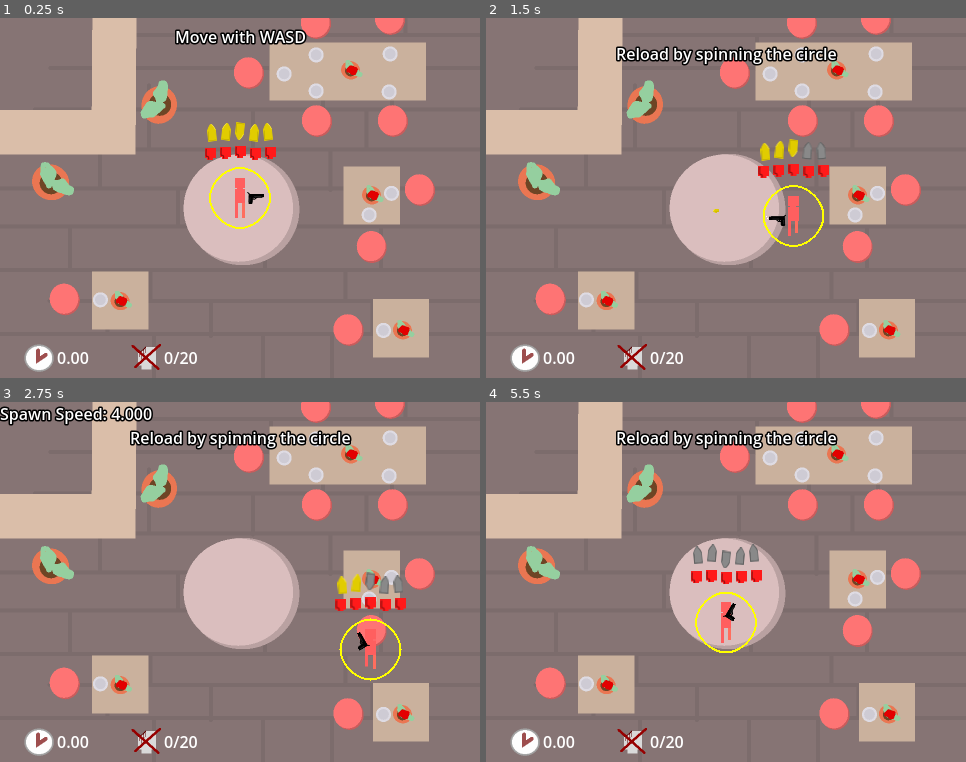
Above: before the commit, frames 1-4 (two rows, left to right).
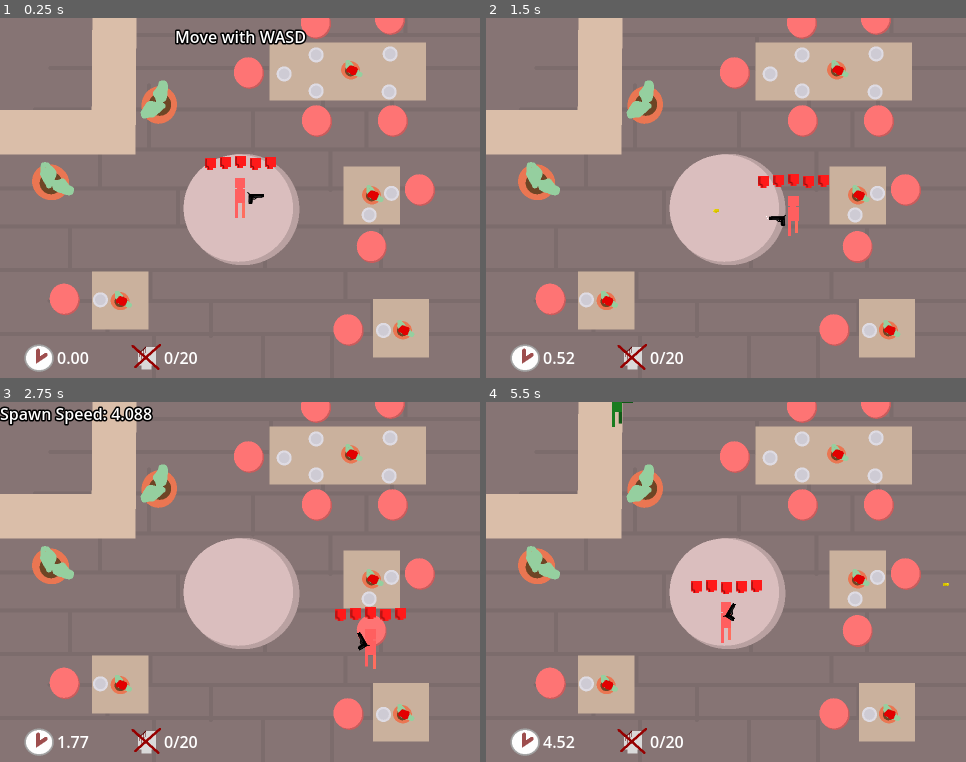
Above: after the commit, the same moments.

Repository: OgGhostJelly/Zombie-BurgerZ
Game: Godot game, scene res://objects/level/level.tscn
Two runs of this game, one before a commit and one after it. Both use one fixed random seed, a clock stepped at 60 frames per second and the inputs below. Sound files missing from this copy of the repository are replaced by a short silence.
Inputs (mouse positions are in pixels of both pictures, inside the frame that each line leads up to):
- Up to frame 1 (0.25 s): no input
- Up to frame 2 (1.5 s): move the mouse to (831, 180) at 0.52 s; press the mouse at (831, 180) at 0.53 s; hold D (move_right) 0.53-1.28 s; move the mouse to (630, 216) at 1.27 s; release the mouse at (630, 216) at 1.28 s; hold S (move_down) from 1.28 s (still down); click (630, 216) at 1.35 s
- Up to frame 3 (2.75 s): move the mouse to (288, 502) at 2.02 s; release S (move_down) at 2.03 s; press the mouse at (288, 502) at 2.03 s; hold D (move_right) from 2.03 s (still down); tap U (info) at 2.1 s
- Up to frame 4 (5.5 s): move the mouse to (702, 654) at 2.77 s; release D (move_right) at 2.78 s; release the mouse at (702, 654) at 2.78 s; hold W (move_up) 2.78-3.53 s; click (702, 654) at 2.85 s; move the mouse to (870, 636) at 3.52 s; press the mouse at (870, 636) at 3.53 s; hold A (move_left) 3.53-5.03 s; move the mouse to (582, 528) at 4.27 s; release the mouse at (582, 528) at 4.28 s; tap U (info) at 4.35 s; click (582, 528) at 4.55 s; move the mouse to (750, 582) at 5.02 s; press the mouse at (750, 582) at 5.03 s; hold S (move_down) from 5.03 s (still down)

The runs differ from the first frame. In frame 1, 1.3% of the frame differs, in the area x 42-58%, y 28-59%; in frame 2, 2.8%; in frame 3, 3.1%; in frame 4, 3.1%, in the area x 11-97%, y 0-97%.
Error before the commit: Parse Error: Class "TrackPathFollow2D" hides a global script class. (res://classes/objects/TrackPathFollow2D/TrackPathFollow2D.gd:2)

Commit message:
Added no reload

Diff:
--- a/objects/guns/gun/gun.gd
+++ b/objects/guns/gun/gun.gd
@@ -1,8 +1,6 @@
 extends Node2D
 class_name Gun
 
-signal ammo_changed
-signal max_ammo_changed
 signal fired(bullets: Array[Node])
 signal reloaded
 
@@ -15,10 +13,7 @@
 @export_range(0, 180.0) var spread: float = 0.0
 ## The resource that supplies the scenes that will be spawned.
 @export var supplier: PackedSceneSupplier
-## The maximum ammo the gun can store.
-@export var max_ammo: int = 5: set = set_max_ammo
 
-var ammo: int = max_ammo: set = set_ammo
 
 @onready var empty_audio: AudioStreamPlayer = $EmptyAudio
 @onready var fire_audio: AudioStreamPlayer = $FireAudio
@@ -27,6 +22,7 @@
 @onready var fire_particles: CPUParticles2D = $FireParticles
 @onready var spawn_marker: Marker2D = $SpawnMarker
 @onready var sprite: Sprite2D = $Sprite2D
+@onready var reload_timer: Timer = $ReloadTimer
 
 
 func _ready() -> void:
@@ -52,7 +48,7 @@
 
 
 func can_fire() -> bool:
-	return ammo > 0
+	return reload_timer.is_stopped()
 
 
 func fire() -> void:
@@ -65,25 +61,8 @@
 func force_fire() -> void:
 	fire_particles.emitting = true
 	fire_audio.play()
-	var amount: int = min(bullets_per_shot, ammo)
-	ammo -= amount
-	fired.emit(spawn(amount))
-
-
-func can_reload() -> bool:
-	return ammo < max_ammo
-
-
-func reload() -> void:
-	if can_reload():
-		force_reload()
-
-
-func force_reload() -> void:
-	reload_particles.emitting = true
-	reload_audio.play()
-	ammo += bullets_per_reload
-	reloaded.emit()
+	fired.emit(spawn(bullets_per_shot))
+	reload_timer.start()
 
 
 func spawn(amount: int) -> Array[Node]:
@@ -114,11 +93,5 @@
 	return obj
 
 
-func set_ammo(value: int) -> void:
-	ammo = clampi(value, 0, max_ammo)
-	ammo_changed.emit()
-
-
-func set_max_ammo(value: int) -> void:
-	max_ammo = value
-	max_ammo_changed.emit()
+func _on_reload_timer_timeout() -> void:
+	reload_audio.play()
--- a/objects/guns/gun/gun.tscn
+++ b/objects/guns/gun/gun.tscn
@@ -92,7 +92,7 @@
 
 [node name="ReloadAudio" type="AudioStreamPlayer" parent="."]
 stream = SubResource("AudioStreamRandomizer_epgwq")
-volume_db = -5.0
+volume_db = -20.0
 
 [node name="FireAudio" type="AudioStreamPlayer" parent="."]
 stream = SubResource("AudioStreamRandomizer_hashf")
@@ -112,3 +112,9 @@
 
 [node name="SpawnMarker" type="Marker2D" parent="."]
 position = Vector2(24.5, -2.25)
+
+[node name="ReloadTimer" type="Timer" parent="."]
+wait_time = 0.2
+one_shot = true
+
+[connection signal="timeout" from="ReloadTimer" to="." method="_on_reload_timer_timeout"]
--- a/objects/player/player.gd
+++ b/objects/player/player.gd
@@ -12,10 +12,7 @@
 
 @onready var gun: Gun = $Gun
 @onready var health_ui: Control = $HealthUI
-@onready var ammo_ui: Control = $AmmoUI
 @onready var animated_sprite: AnimatedSprite2D = $AnimatedSprite2D
-@onready var reload_path: Path2D = $ReloadPath
-@onready var reload_path_follow: TrackPathFollow2D = $ReloadPath/ReloadPathFollow
 @onready var invincibility_timer: Timer = $InvincibilityTimer
 @onready var damage_audio: AudioStreamPlayer = $DamageAudio
 
@@ -27,15 +24,6 @@
 
 	health.max_value_changed.connect(func():
 		health_ui.max_health = health.max_value)
-
-	gun.ammo_changed.connect(func():
-		ammo_ui.ammo = gun.ammo)
-
-	gun.max_ammo_changed.connect(func():
-		ammo_ui.max_ammo = gun.max_ammo)
-
-	ammo_ui.ammo = gun.ammo
-	ammo_ui.max_ammo = gun.max_ammo
 
 
 func _physics_process(_delta: float) -> void:
@@ -59,45 +47,7 @@
 	if not velocity.is_zero_approx():
 		moved.emit()
 
-	if gun.can_reload() and reload_path_follow.update(get_global_mouse_position()):
-		gun.force_reload()
-
 	queue_redraw()
-
-
-func _draw() -> void:
-	var points0: PackedVector2Array = []
-
-	for i in reload_path.curve.point_count:
-		for j in 10:
-			var k = j / 10.0
-			points0.append(reload_path.curve.sample(i, k) + reload_path.position)
-
-	draw_polyline(
-		points0,
-		reload_empty_color if gun.can_reload() else reload_fill_color,
-		-1.0 if gun.can_reload() else 2.0
-	)
-
-	var points1: PackedVector2Array = []
-	var length: float = reload_path.curve.get_baked_length()
-
-	for i in length:
-		if i > reload_path_follow.progress:
-			break
-
-		points1.append(reload_path.curve.sample_baked(i) + reload_path.position)
-
-	if points1.size() == 1:
-		points1.append(points1[0])
-
-	draw_polyline(
-		points1,
-		reload_fill_color,
-		2.0
-	)
-
-	draw_circle(reload_path_follow.position.rotated(-rotation) + reload_path.position, 4.0, reload_fill_color)
 
 
 func _die() -> void:
--- a/objects/player/player.tscn
+++ b/objects/player/player.tscn
@@ -1,15 +1,11 @@
-[gd_scene load_steps=22 format=3 uid="uid://j6yyqdar5jqj"]
+[gd_scene load_steps=15 format=3 uid="uid://j6yyqdar5jqj"]
 
 [ext_resource type="Script" path="res://objects/player/player.gd" id="1_26mew"]
 [ext_resource type="Texture2D" uid="uid://ddpl4vmsev6cl" path="res://assets/player/player-idle.svg" id="2_k4tsx"]
 [ext_resource type="Texture2D" uid="uid://b06stgcbj1xvu" path="res://assets/player/player-walk-1.svg" id="3_x2kh8"]
 [ext_resource type="Texture2D" uid="uid://b7fwprwt5rt6x" path="res://assets/player/player-walk-2.svg" id="4_nmh6p"]
 [ext_resource type="PackedScene" uid="uid://dajayqy7ycoxw" path="res://objects/guns/gun/gun.tscn" id="5_4t7ox"]
-[ext_resource type="PackedScene" uid="uid://bv8qbklcmdk5x" path="res://userinterfaces/ammo_ui/ammo_ui.tscn" id="6_o3iah"]
-[ext_resource type="Texture2D" uid="uid://c6mv0s3o00rdv" path="res://assets/ammo/ammo.svg" id="7_p4qbv"]
-[ext_resource type="Texture2D" uid="uid://bcreik4mwnqse" path="res://assets/ammo/ammo-empty.svg" id="8_l58h2"]
 [ext_resource type="PackedScene" uid="uid://buweeb74gwfjw" path="res://userinterfaces/health_ui/health_ui.tscn" id="9_a3l4y"]
-[ext_resource type="Script" path="res://classes/objects/TrackPathFollow2D/TrackPathFollow2D.gd" id="9_ju1oc"]
 [ext_resource type="Texture2D" uid="uid://d4gojkktwd1i6" path="res://assets/health/health.svg" id="10_ystek"]
 [ext_resource type="Texture2D" uid="uid://b3e4rnl442ehm" path="res://assets/health/health-empty.svg" id="11_hq7yn"]
 [ext_resource type="AudioStream" uid="uid://ddq3bgm8m0t0g" path="res://assets/player/player-damage.wav" id="13_26jhs"]
@@ -42,24 +38,6 @@
 "name": &"walk",
 "speed": 12.0
 }]
-
-[sub_resource type="Curve2D" id="Curve2D_xrnh2"]
-_data = {
-"points": PackedVector2Array(25, 0, -15, 0, 0, -30, 0, -15, 0, 15, -30, 0, -15, 0, 15, 0, 0, 30, 0, 15, 0, -15, 30, 0, 15, 0, 0, 0, 0, -30)
-}
-point_count = 5
-
-[sub_resource type="Curve2D" id="Curve2D_gei4t"]
-_data = {
-"points": PackedVector2Array(25, 0, -25, 0, 0, -50, 0, -25, 0, 25, -50, 0, -25, 0, 25, 0, 0, 50, 0, 25, 0, -25, 50, 0, 25, 0, 0, 0, 0, -50)
-}
-point_count = 5
-
-[sub_resource type="Curve2D" id="Curve2D_xmdd1"]
-_data = {
-"points": PackedVector2Array(25, 0, -25, 0, 0, -50, 0, -25, 0, 25, -50, 0, -25, 0, 25, 0, 0, 50, 0, 25, 0, -25, 50, 0, 25, 0, -25, 0, 0, -50, 0, 25, 0, -25, -50, -100, -25, 0, 25, 0, 0, -150, 0, -25, 0, 25, 50, -100, 25, 0, 0, 0, 0, -50)
-}
-point_count = 9
 
 [sub_resource type="AudioStreamRandomizer" id="AudioStreamRandomizer_qsqxf"]
 random_pitch = 1.4
@@ -97,21 +75,6 @@
 
 [node name="Gun" parent="." instance=ExtResource("5_4t7ox")]
 
-[node name="AmmoUI" parent="." instance=ExtResource("6_o3iah")]
-anchors_preset = 8
-anchor_left = 0.5
-anchor_top = 0.5
-anchor_right = 0.5
-anchor_bottom = 0.5
-offset_left = -5.0
-offset_top = -75.0
-offset_right = 5.0
-offset_bottom = -57.0
-grow_horizontal = 2
-grow_vertical = 2
-texture = ExtResource("7_p4qbv")
-empty_texture = ExtResource("8_l58h2")
-
 [node name="HealthUI" parent="." instance=ExtResource("9_a3l4y")]
 anchors_preset = 8
 anchor_left = 0.5
@@ -119,30 +82,14 @@
 anchor_right = 0.5
 anchor_bottom = 0.5
 offset_left = -5.0
-offset_top = -51.0
+offset_top = -41.0
 offset_right = 5.0
-offset_bottom = -33.0
+offset_bottom = -23.0
 grow_horizontal = 2
 grow_vertical = 2
 health = 5
 texture = ExtResource("10_ystek")
 empty_texture = ExtResource("11_hq7yn")
-
-[node name="ReloadPath" type="Path2D" parent="."]
-curve = SubResource("Curve2D_xrnh2")
-
-[node name="ReloadPathFollow" type="PathFollow2D" parent="ReloadPath"]
-position = Vector2(0, -30)
-rotation = 3.14159
-script = ExtResource("9_ju1oc")
-
-[node name="Circle" type="Path2D" parent="."]
-visible = false
-curve = SubResource("Curve2D_gei4t")
-
-[node name="FigureEight" type="Path2D" parent="."]
-visible = false
-curve = SubResource("Curve2D_xmdd1")
 
 [node name="InvincibilityTimer" type="Timer" parent="."]
 wait_time = 1.5
--- a/userinterfaces/player_objective_ui/player_objective_ui.gd
+++ b/userinterfaces/player_objective_ui/player_objective_ui.gd
@@ -29,7 +29,6 @@
 @onready var objectives: Array[Objective] = [
 	Objective.new(player.moved, "Move with WASD"),
 	Objective.new(player.gun.fired, "Shoot with LMB"),
-	Objective.new(player.gun.reloaded, "Reload by spinning the circle"),
 ]
 
 func _ready() -> void:
